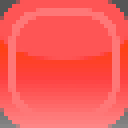
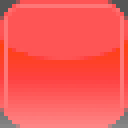
Layers edited between the first and the second 128 × 128 image:
painted on "LumaMask2" over [4, 4, 124, 116]
